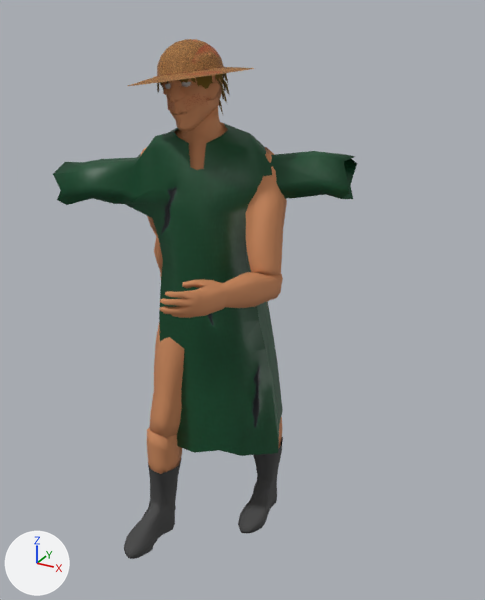
The FBX model Assets/Models/Male_Villager_2/Male_Villager_2.fbx, before and after one commit.
Both versions are drawn from a 50 mm lens placed at (1.225, -2.005, 2.012), pointed at (0.13, -0.013, 1.017). The lights are fixed; the arrows at lower left show +X, +Y and +Z.

Objects in the first picture: 'Male_Villager2_Hat', 'Male_Villager2_Head', 'Male_Villager2_Left_Leg_Part_1', 'Male_Villager2_Right_Arm_Part_1', 'Male_Villager2_Right_Arm_Part_2', 'Male_Villager2_Robe', 'Male_Villager2_Torso', 'Villager2_Left_Leg_Part_2', 'Villager_2_Left_Boot', 'Villager_2_Right_Boot'.
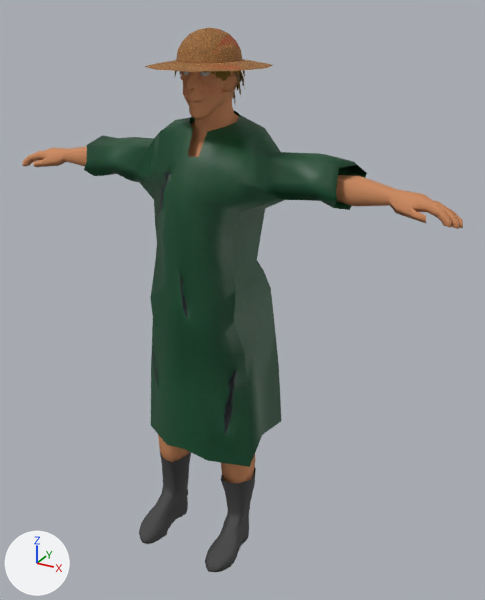
Not drawn themselves, but carrying or shaping drawn objects: ob_left_arm_part_2, ob_right_leg_part_2, ob_head, ob_torso, ob_left_leg_part_2, ob_right_leg, ob_right_arm, ob_left_leg, ob_right_arm_part_2, ob_left_arm.

Pixel boxes (x1, y1, x2, y2) of what changed, in the pictures (485 x 600 px):
```json
{"object": "Male_Villager2_Robe", "change": "moved, turned, rescaled", "before": [53, 123, 357, 456], "after": [84, 110, 367, 467]}
{"object": "Male_Villager2_Right_Arm_Part_2", "change": "moved, turned", "before": [159, 272, 283, 318], "after": [336, 175, 463, 229]}
{"object": "Villager_2_Right_Boot", "change": "moved, turned", "before": [238, 437, 283, 533], "after": [205, 468, 256, 572]}
{"object": "Male_Villager2_Hat", "change": "moved, turned", "before": [128, 39, 254, 86], "after": [144, 28, 273, 72]}
{"object": "Villager_2_Left_Boot", "change": "moved, turned", "before": [124, 461, 181, 559], "after": [139, 452, 191, 544]}
{"object": "Male_Villager2_Right_Arm_Part_1", "change": "moved, turned", "before": [246, 147, 287, 275], "on screen": "not visible afterwards"}
{"object": "Male_Villager2_Head", "change": "moved, turned", "before": [161, 53, 223, 132], "after": [180, 45, 239, 120]}
{"object": "Male_Villager2_Left_Leg_Part_1", "change": "moved, turned", "before": [150, 325, 184, 437], "on screen": "not visible afterwards"}
{"object": "Male_Villager2_Torso", "change": "moved, turned", "before": [174, 106, 228, 170], "after": [188, 98, 239, 157]}
{"object": "Villager2_Left_Leg_Part_2", "change": "moved, turned", "before": [147, 427, 182, 474], "after": [158, 435, 190, 462]}
{"object": "Male_Villager2_Left_Arm_Part_2", "change": "moved, turned", "before": [153, 230, 163, 277], "after": [22, 146, 87, 167]}
{"object": "Male_Villager2_Hair", "change": "moved, turned", "before": [157, 73, 229, 114], "after": [175, 62, 245, 107]}
{"object": "Villager2_Right_Leg_Part_2", "change": "moved, turned", "before": [278, 417, 282, 448], "after": [221, 455, 255, 483]}
{"object": "Male_Villager2_Eyes", "change": "moved, turned", "before": [165, 82, 191, 89], "after": [183, 71, 209, 76]}
{"object": "Male_Villager2_Left_Arm_Part_1", "change": "moved, turned", "before": [139, 147, 157, 233], "on screen": "not visible afterwards"}
```

The change, as JSON lines over the scene's bpy script:
```json
{"op": "set", "path": "ob_right_leg.location", "old": "(26.69, 89.52, -3.114)", "new": "(26.69, 92.68, 0.163)"}
{"op": "set", "path": "ob_right_leg.rotation_euler", "old": "(0.133, 0.0, 0.0)", "new": "(-0.313, 0.0, 0.0)", "note": "degrees (7.6, 0, 0) -> degrees (-18, 0, 0)"}
{"op": "set", "path": "ob_head.rotation_euler", "old": "(0.0, 0.0, 0.148)", "new": "(0.0, 0.0, 0.0)", "note": "degrees (0, 0, 8.5) -> degrees (0, 0, 0)"}
{"op": "set", "path": "ob_head.location", "old": "(-1.759, 169.0, 6.074)", "new": "(0.0, 172.2, 0.0)"}
{"op": "set", "path": "ob_right_arm_part_2.rotation_euler", "old": "(0.428, -1.059, -0.492)", "new": "(0.0, 0.0, 0.0)", "note": "degrees (25, -61, -28) -> degrees (0, 0, 0)"}
{"op": "set", "path": "ob_right_arm_part_2.location", "old": "(28.13, 2.457, -4.344)", "new": "(28.13, 0.855, -4.344)"}
{"op": "set", "path": "ob_right_arm.rotation_euler", "old": "(-0.0735, -0.494, -1.319)", "new": "(0.0, 0.0, 0.0)", "note": "degrees (-4.2, -28, -76) -> degrees (0, 0, 0)"}
{"op": "set", "path": "ob_right_arm.location", "old": "(15.52, 138.2, 3.248)", "new": "(17.79, 142.7, 0.163)"}
{"op": "set", "path": "ob_left_arm_part_2.location", "old": "(-28.26, 2.723, -4.344)", "new": "(-28.26, 1.12, -4.344)"}
{"op": "set", "path": "ob_male_villager2_robe.scale", "old": "(1.0, 1.0, 1.0)", "new": "(1.0, 1.0, 1.24)"}
{"op": "set", "path": "ob_right_leg_part_2.location", "old": "(0.0, -47.79, -5.301)", "new": "(0.0, -49.32, -5.794)"}
{"op": "set", "path": "ob_right_leg_part_2.rotation_euler", "old": "(-0.101, 0.0, 0.0)", "new": "(0.296, 0.0, 0.0)", "note": "degrees (-5.8, 0, 0) -> degrees (17, 0, 0)"}
{"op": "set", "path": "ob_torso.rotation_euler", "old": "(0.0772, 0.364, 0.0546)", "new": "(0.0, 0.0, 0.0)", "note": "degrees (4.4, 21, 3.1) -> degrees (0, 0, 0)"}
{"op": "set", "path": "ob_torso.location", "old": "(0.0, 110.9, 1.19)", "new": "(0.0, 114.0, 0.0)"}
{"op": "set", "path": "ob_left_leg_part_2.location", "old": "(0.0, -47.79, -5.301)", "new": "(0.0, -49.32, -5.794)"}
{"op": "set", "path": "ob_left_leg_part_2.rotation_euler", "old": "(0.316, 0.0, 0.0)", "new": "(0.296, 0.0, 0.0)", "note": "degrees (18, 0, 0) -> degrees (17, 0, 0)"}
{"op": "set", "path": "ob_left_arm.rotation_euler", "old": "(0.0533, -0.509, 1.287)", "new": "(0.0, 0.0, 0.0)", "note": "degrees (3.1, -29, 74) -> degrees (0, 0, 0)"}
{"op": "set", "path": "ob_left_arm.location", "old": "(-17.79, 136.4, 3.248)", "new": "(-17.79, 142.7, 0.163)"}
{"op": "set", "path": "ob_left_leg.location", "old": "(-26.69, 89.52, 3.846)", "new": "(-26.69, 92.68, 0.163)"}
{"op": "set", "path": "ob_left_leg.rotation_euler", "old": "(-0.393, 0.0, 0.0)", "new": "(-0.313, 0.0, 0.0)", "note": "degrees (-23, 0, 0) -> degrees (-18, 0, 0)"}
```
